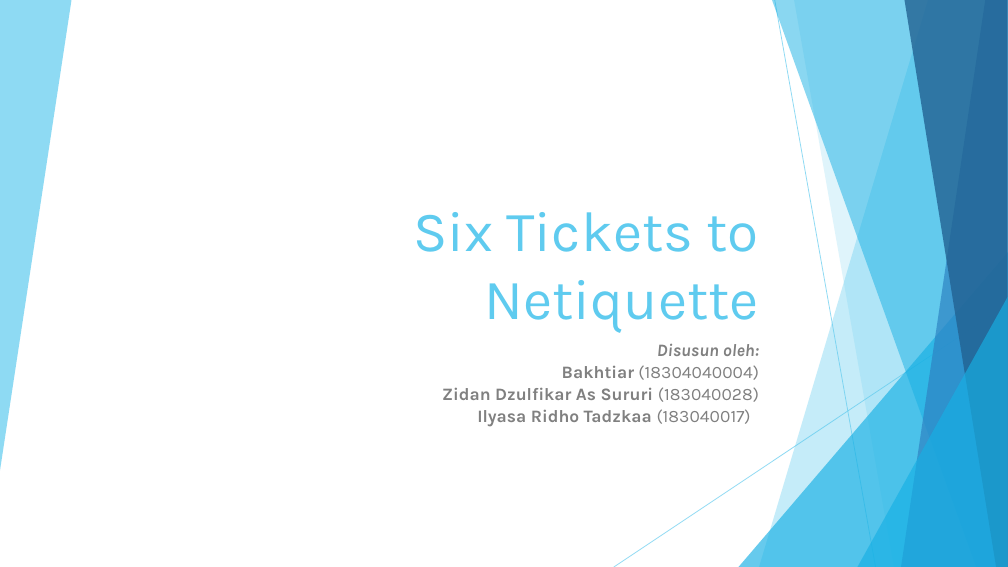
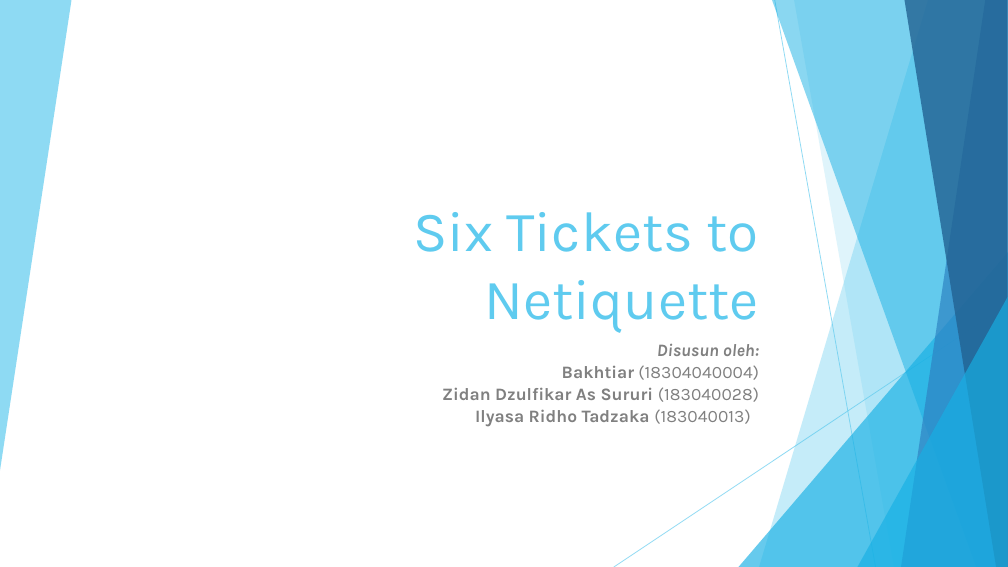
Before and after one commit to itsproinc/Global-Game-Jam, a slide deck: slide 1 of PengIF/Six Tickets to Netiquette.pptx. Drawn at 1008x567 pixels with LibreOffice and Linux fonts; fonts in the diff are those of the drawing. Boxes give left, top, right and bottom in pixels: in the first picture for what was removed or moved away, otherwise in the second. Text is boxed around its words. In the diff, an @@ line names an element or a change of style, - is before the commit and + after.

```diff
--- a/PengIF/Six Tickets to Netiquette.pptx
+++ b/PengIF/Six Tickets to Netiquette.pptx
@@ subtitle at [475,409,750,426]: text changed @@
-Ilyasa Ridho Tadzkaa (183040017)
+Ilyasa Ridho Tadzaka (183040013)
```
Also in this commit, not shown: 6 other slides changed, 2 slides added, 1 other file.
